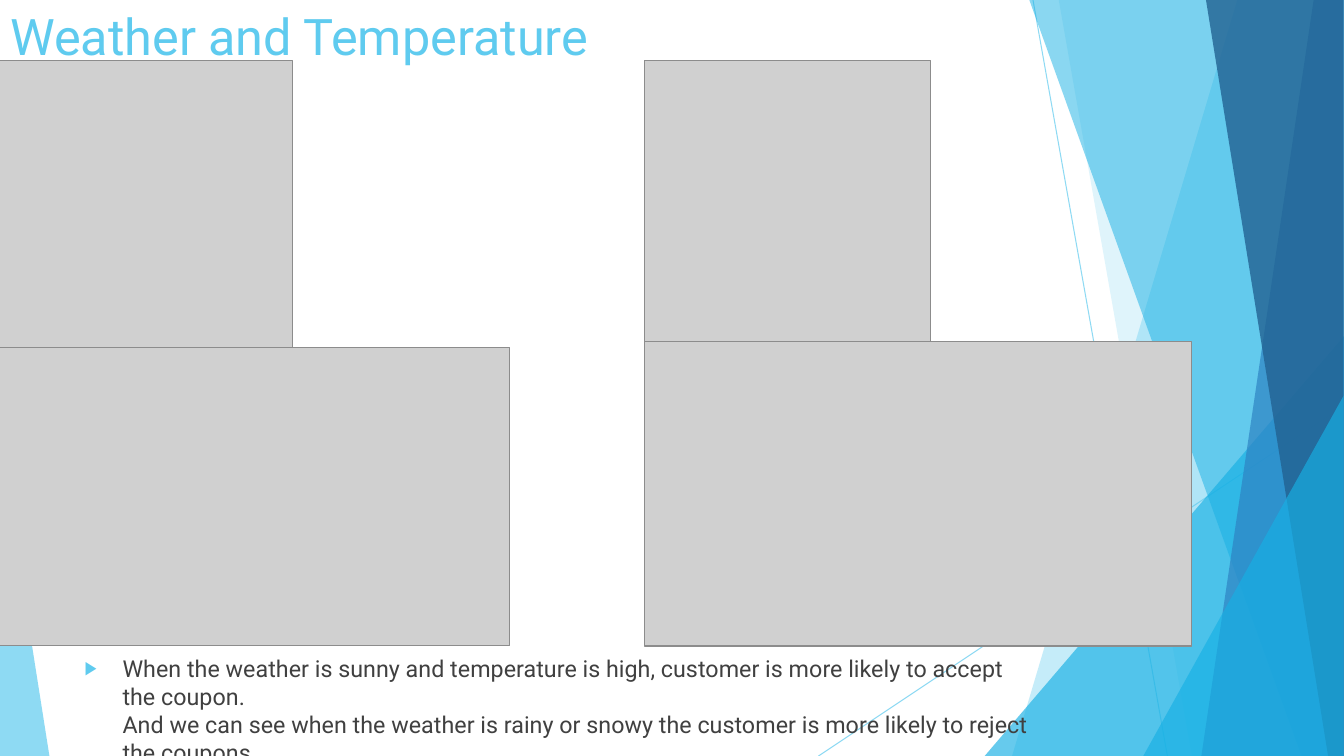
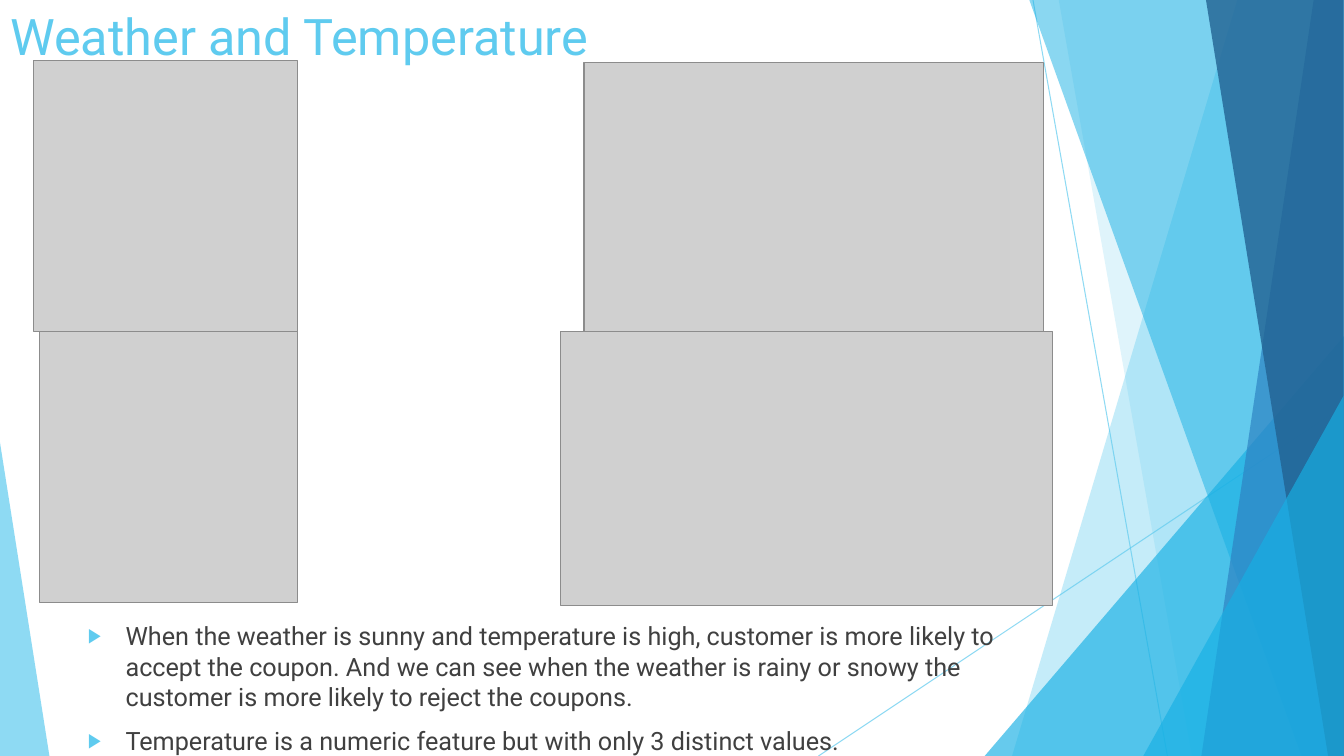
Before and after one commit to meghrajkonduskar/In-Drive-Coupon-Recommendation-Project, a slide deck: slide 7 of In Drive Coupon Recommendation.pptx. Drawn at 1344x756 pixels with LibreOffice and Linux fonts; fonts in the diff are those of the drawing; grey boxes stand for pictures. Boxes give left, top, right and bottom in pixels: in the first picture for what was removed or moved away, otherwise in the second. Text is boxed around its words. In the diff, an @@ line names an element or a change of style, - is before the commit and + after.

```diff
--- a/In Drive Coupon Recommendation.pptx
+++ b/In Drive Coupon Recommendation.pptx
@@ picture: place and size @@
-picture at [0,60,292,362]
+picture at [34,60,297,332]
@@ picture: place and size @@
-picture at [0,348,510,646]
+picture at [584,63,1044,332]
@@ picture: place and size @@
-picture at [645,60,932,362]
+picture at [39,332,297,603]
@@ picture: place and size @@
-picture at [645,342,1192,646]
+picture at [561,332,1053,606]
@@ text at [126,626,993,756]: text changed; size 16.6 to 18 pt @@
-▶ When the weather is sunny and temperature is high, customer is more likely to accept the coupon.
-  And we can see when the weather is rainy or snowy the customer is more likely to reject the coupons
+▶ When the weather is sunny and temperature is high, customer is more likely to accept the coupon. And we can see when the weather is rainy or snowy the customer is more likely to reject the coupons.
+▶ Temperature is a numeric feature but with only 3 distinct values.
```
Also in this commit, not shown: 5 other slides changed, 20 slides added, 1 slide removed, 28 other files.
